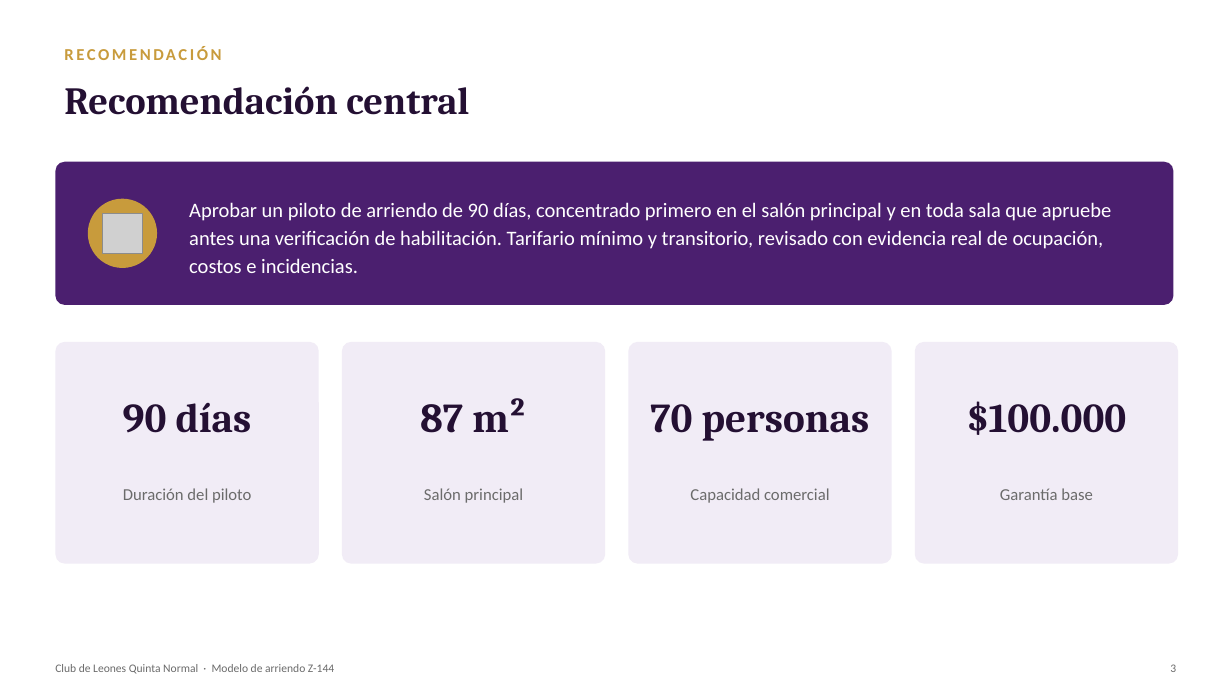
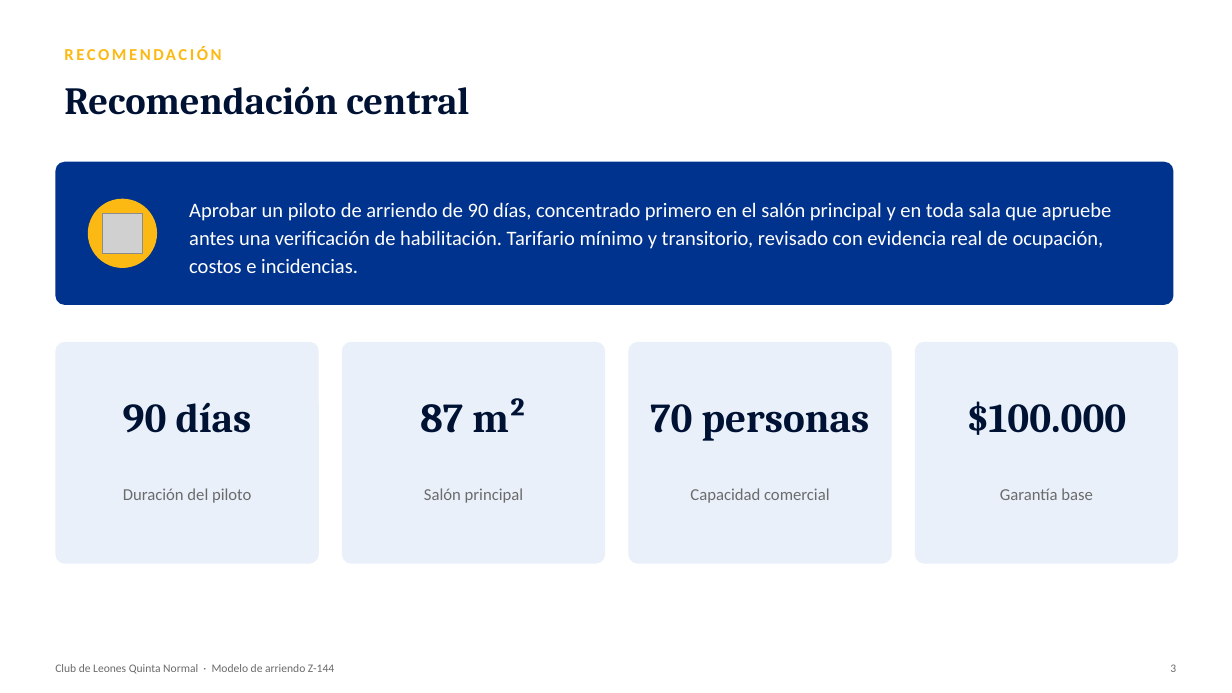
Before and after one commit to wbarrientosd-svg/claude, a slide deck: slide 3 of informes/Presentacion_Modelo_Arriendo_Club_Leones_Z144.pptx. Drawn at 1232x693 pixels with LibreOffice and Linux fonts; fonts in the diff are those of the drawing; grey boxes stand for pictures. Boxes give left, top, right and bottom in pixels: in the first picture for what was removed or moved away, otherwise in the second. Text is boxed around its words. In the diff, an @@ line names an element or a change of style, - is before the commit and + after.

```diff
--- a/informes/Presentacion_Modelo_Arriendo_Club_Leones_Z144.pptx
+++ b/informes/Presentacion_Modelo_Arriendo_Club_Leones_Z144.pptx
@@ text "RECOMENDACIÓN" at bbox=[64, 46, 221, 60]: text colour #C89B3C to #FDB913 @@
@@ rounded rectangle at bbox=[55, 162, 1174, 305]: fill #4B1F6F to #00338D @@
@@ ellipse at bbox=[88, 199, 157, 268]: fill #C89B3C to #FDB913 @@
@@ fill #F1ECF6 to #E9F0FA in 4 elements at bbox=[55, 342, 319, 564], bbox=[342, 342, 605, 564], bbox=[628, 342, 892, 564], bbox=[915, 342, 1178, 564] @@
@@ text colour #241033 to #001233 in 5 elements at bbox=[64, 86, 469, 115], bbox=[123, 403, 252, 433], bbox=[420, 398, 527, 433], bbox=[650, 404, 870, 441], bbox=[966, 401, 1126, 435] @@
```
Also in this commit, not shown: 9 other slides changed, 1 other file.
